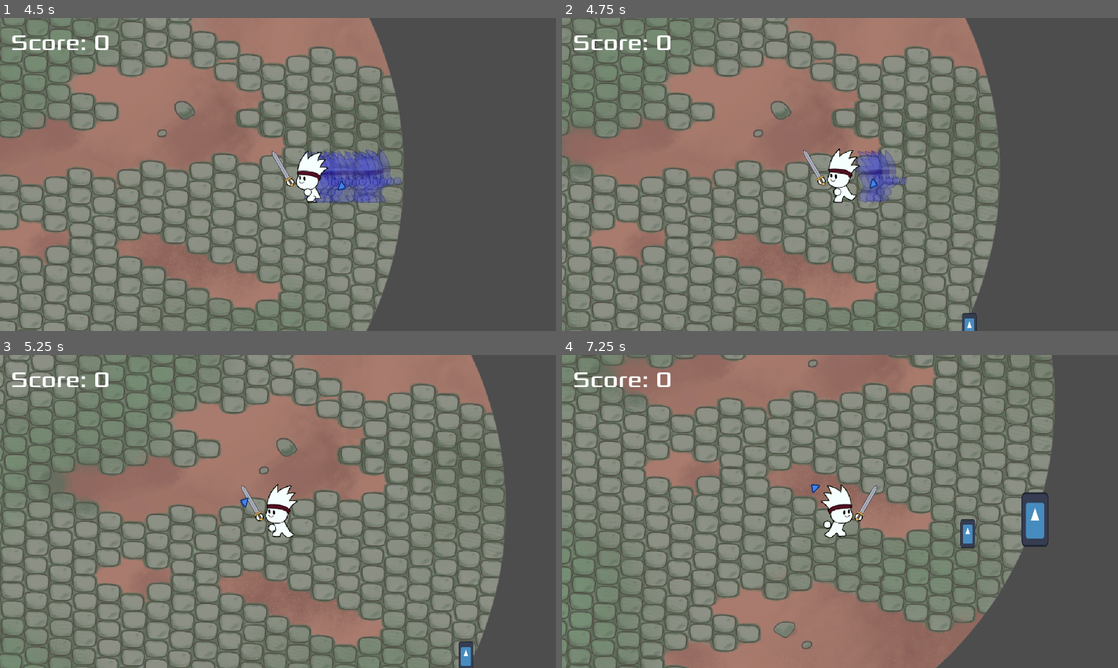
Above: before the commit, frames 1-4 (two rows, left to right).
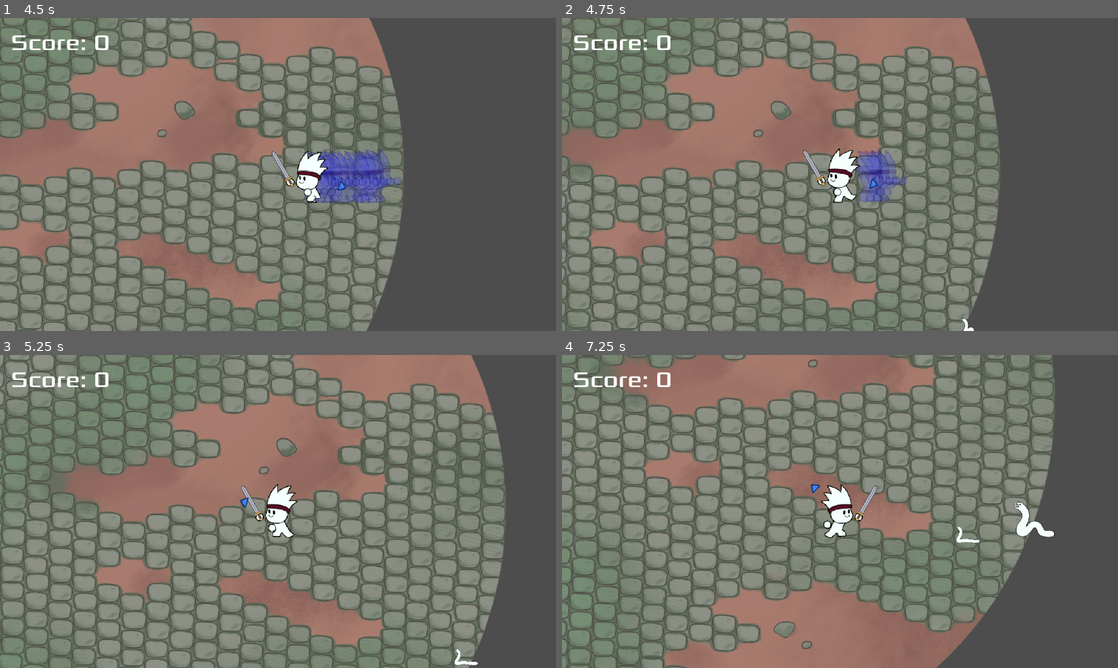
Above: after the commit, the same moments.

Repository: freddder/GMTK_Jam_2024
Game: Godot game, scene res://scenes/main_menu.tscn
Two runs of this game, one before a commit and one after it. Both use one fixed random seed, a clock stepped at 60 frames per second and the inputs below. The engine's default icon, where the game draws it, is replaced by a stand-in: a white triangle on a blue panel in a dark square.
Inputs (mouse positions are in pixels of both pictures, inside the frame that each line leads up to):
- Up to frame 1 (4.5 s): click "Play" at 0.5 s; move the mouse to (400, 158) at 1.27 s; hold D (move_right) 1.28-2.03 s; hold Shift (dash) 1.28-2.03 s; move the mouse to (166, 190) at 2.02 s; hold S (move_down) 2.03-2.78 s; tap Space (heavy_attack) at 2.1 s; move the mouse to (333, 105) at 2.77 s; hold D (move_right) 2.78-3.53 s; click (333, 105) at 2.85 s; move the mouse to (250, 237) at 3.52 s; hold W (move_up) 3.53-4.28 s; right-click (250, 237) at 3.6 s; move the mouse to (444, 221) at 4.27 s; hold A (move_left) from 4.28 s (still down); hold Shift (dash) from 4.28 s (still down)
- Up to frame 2 (4.75 s): keep holding A (move_left); keep holding Shift (dash)
- Up to frame 3 (5.25 s): keep holding A (move_left); move the mouse to (111, 464) at 5.02 s; release Shift (dash) at 5.03 s; tap Space (heavy_attack) at 5.1 s
- Up to frame 4 (7.25 s): move the mouse to (867, 511) at 5.77 s; release A (move_left) at 5.78 s; hold S (move_down) 5.78-6.53 s; click (867, 511) at 5.85 s; move the mouse to (756, 433) at 6.52 s; hold D (move_right) from 6.53 s (still down); right-click (756, 433) at 6.6 s

Frame 1 is identical in both runs. In frame 2, 0.1% of the frame differs, in the area x 71-75%, y 94-100%; in frame 3, 0.3%; in frame 4, 1.1%, in the area x 70-89%, y 43-62%.

Commit message:
Added enemy walk and hit animations

Diff:
--- a/scenes/enemy.tscn
+++ b/scenes/enemy.tscn
@@ -1,10 +1,140 @@
-[gd_scene load_steps=7 format=3 uid="uid://cnvwhtne2klh"]
+[gd_scene load_steps=24 format=3 uid="uid://cnvwhtne2klh"]
 
 [ext_resource type="Script" path="res://scripts/enemy.gd" id="1_fhxv7"]
-[ext_resource type="Texture2D" uid="uid://btog8yn277yfn" path="res://icon.svg" id="1_mtc0h"]
+[ext_resource type="Texture2D" uid="uid://bmkxb42nm58ja" path="res://content/sprites/enemies/worm-walk.png" id="2_i1qw3"]
+[ext_resource type="Texture2D" uid="uid://35itgysw6xfm" path="res://content/sprites/enemies/worm-death.png" id="2_wb7ea"]
+
+[sub_resource type="AtlasTexture" id="AtlasTexture_unlty"]
+atlas = ExtResource("2_wb7ea")
+region = Rect2(0, 0, 128, 128)
+
+[sub_resource type="AtlasTexture" id="AtlasTexture_iwijs"]
+atlas = ExtResource("2_wb7ea")
+region = Rect2(128, 0, 128, 128)
+
+[sub_resource type="AtlasTexture" id="AtlasTexture_o40vh"]
+atlas = ExtResource("2_wb7ea")
+region = Rect2(256, 0, 128, 128)
+
+[sub_resource type="AtlasTexture" id="AtlasTexture_ch4sm"]
+atlas = ExtResource("2_wb7ea")
+region = Rect2(384, 0, 128, 128)
+
+[sub_resource type="AtlasTexture" id="AtlasTexture_7lc6w"]
+atlas = ExtResource("2_wb7ea")
+region = Rect2(512, 0, 128, 128)
+
+[sub_resource type="AtlasTexture" id="AtlasTexture_4fqql"]
+atlas = ExtResource("2_wb7ea")
+region = Rect2(640, 0, 128, 128)
+
+[sub_resource type="AtlasTexture" id="AtlasTexture_l4tsy"]
+atlas = ExtResource("2_wb7ea")
+region = Rect2(768, 0, 128, 128)
+
+[sub_resource type="AtlasTexture" id="AtlasTexture_b0d1a"]
+atlas = ExtResource("2_wb7ea")
+region = Rect2(0, 0, 128, 128)
+
+[sub_resource type="AtlasTexture" id="AtlasTexture_gyuxh"]
+atlas = ExtResource("2_wb7ea")
+region = Rect2(128, 0, 128, 128)
+
+[sub_resource type="AtlasTexture" id="AtlasTexture_85nbp"]
+atlas = ExtResource("2_wb7ea")
+region = Rect2(256, 0, 128, 128)
+
+[sub_resource type="AtlasTexture" id="AtlasTexture_bhf5r"]
+atlas = ExtResource("2_wb7ea")
+region = Rect2(384, 0, 128, 128)
+
+[sub_resource type="AtlasTexture" id="AtlasTexture_67yag"]
+atlas = ExtResource("2_i1qw3")
+region = Rect2(0, 0, 128, 128)
+
+[sub_resource type="AtlasTexture" id="AtlasTexture_igoom"]
+atlas = ExtResource("2_i1qw3")
+region = Rect2(128, 0, 128, 128)
+
+[sub_resource type="AtlasTexture" id="AtlasTexture_3pvsc"]
+atlas = ExtResource("2_i1qw3")
+region = Rect2(256, 0, 128, 128)
+
+[sub_resource type="AtlasTexture" id="AtlasTexture_pppd6"]
+atlas = ExtResource("2_i1qw3")
+region = Rect2(384, 0, 128, 128)
+
+[sub_resource type="SpriteFrames" id="SpriteFrames_cfqfh"]
+animations = [{
+"frames": [{
+"duration": 1.0,
+"texture": SubResource("AtlasTexture_unlty")
+}, {
+"duration": 1.0,
+"texture": SubResource("AtlasTexture_iwijs")
+}, {
+"duration": 1.0,
+"texture": SubResource("AtlasTexture_o40vh")
+}, {
+"duration": 1.0,
+"texture": SubResource("AtlasTexture_ch4sm")
+}, {
+"duration": 1.0,
+"texture": SubResource("AtlasTexture_7lc6w")
+}, {
+"duration": 1.0,
+"texture": SubResource("AtlasTexture_4fqql")
+}, {
+"duration": 1.0,
+"texture": SubResource("AtlasTexture_l4tsy")
+}],
+"loop": false,
+"name": &"worm_death",
+"speed": 10.0
+}, {
+"frames": [{
+"duration": 1.0,
+"texture": SubResource("AtlasTexture_b0d1a")
+}, {
+"duration": 1.0,
+"texture": SubResource("AtlasTexture_gyuxh")
+}, {
+"duration": 1.0,
+"texture": SubResource("AtlasTexture_85nbp")
+}, {
+"duration": 1.0,
+"texture": SubResource("AtlasTexture_bhf5r")
+}, {
+"duration": 1.0,
+"texture": SubResource("AtlasTexture_85nbp")
+}, {
+"duration": 1.0,
+"texture": SubResource("AtlasTexture_gyuxh")
+}],
+"loop": false,
+"name": &"worm_take_hit",
+"speed": 12.0
+}, {
+"frames": [{
+"duration": 1.0,
+"texture": SubResource("AtlasTexture_67yag")
+}, {
+"duration": 1.0,
+"texture": SubResource("AtlasTexture_igoom")
+}, {
+"duration": 1.0,
+"texture": SubResource("AtlasTexture_3pvsc")
+}, {
+"duration": 1.0,
+"texture": SubResource("AtlasTexture_pppd6")
+}],
+"loop": true,
+"name": &"worm_walk",
+"speed": 4.0
+}]
 
 [sub_resource type="RectangleShape2D" id="RectangleShape2D_frqxi"]
-size = Vector2(40, 78)
+size = Vector2(63, 54)
 
 [sub_resource type="Animation" id="Animation_jt48r"]
 length = 0.001
@@ -48,11 +178,15 @@
 collision_mask = 3
 script = ExtResource("1_fhxv7")
 
-[node name="Sprite2D" type="Sprite2D" parent="."]
-scale = Vector2(0.3, 0.6)
-texture = ExtResource("1_mtc0h")
+[node name="AnimatedSprite2D" type="AnimatedSprite2D" parent="."]
+scale = Vector2(0.5, 0.5)
+sprite_frames = SubResource("SpriteFrames_cfqfh")
+animation = &"worm_death"
+frame = 6
+frame_progress = 1.0
 
 [node name="CollisionShape2D" type="CollisionShape2D" parent="."]
+position = Vector2(-0.5, 1)
 shape = SubResource("RectangleShape2D_frqxi")
 
 [node name="AttackCooldownTimer" type="Timer" parent="." groups=["enemy"]]
@@ -65,4 +199,5 @@
 
 [connection signal="area_entered" from="." to="." method="_on_area_entered"]
 [connection signal="area_exited" from="." to="." method="_on_area_exited"]
+[connection signal="animation_finished" from="AnimatedSprite2D" to="." method="_on_animation_finished"]
 [connection signal="timeout" from="AttackCooldownTimer" to="." method="_on_spawn_timer_timeout"]
--- a/scenes/pickup.tscn
+++ b/scenes/pickup.tscn
@@ -11,7 +11,7 @@
 radius = 20.0
 
 [sub_resource type="CircleShape2D" id="CircleShape2D_ap7te"]
-radius = 106.075
+radius = 80.0
 
 [node name="Pickup" type="Node2D"]
 script = ExtResource("1_wvtu1")
--- a/scripts/enemy.gd
+++ b/scripts/enemy.gd
@@ -23,11 +23,21 @@
 var should_damage_player := true
 var is_overlapping_with_player := false
 
+var enemy_type_strings: Array = [
+	"worm"
+]
+var type := ""
 
 func _ready() -> void:
+	# Randomize enemy scale
 	strength_scale = randf_range(min_strength_scale, max_strength_scale)
 	health = default_health * strength_scale
 	scale = Vector2(strength_scale, strength_scale)
+
+	# Randomize enemy sprite
+	type = enemy_type_strings[randi() % enemy_type_strings.size()]
+	$AnimatedSprite2D.play("%s_walk" % type)
+
 	Events.on_enemy_spawned.emit(self)
 
 
@@ -55,6 +65,8 @@
 	var target_position := player.global_position
 	global_position = global_position.move_toward(target_position, speed * delta)
 
+	$AnimatedSprite2D.flip_h = target_position.x - position.x > 0
+
 
 func handle_knockback(delta: float) -> void:
 	if pending_knockback_strength == 0.0:
@@ -77,6 +89,7 @@
 		die(true)
 	else:
 		pending_knockback_strength += knockback_strength / strength_scale
+		$AnimatedSprite2D.play("%s_take_hit" % type)
 		$AnimationPlayer.play("hit_react")
 
 
@@ -132,3 +145,8 @@
 
 func should_move() -> bool:
 	return !Events.is_game_terminated
+
+
+func _on_animation_finished():
+	if $AnimatedSprite2D.animation != "%s_death" % type:
+		$AnimatedSprite2D.play("%s_walk" % type)
Binary file added: content/sprites/enemies/worm-death.png
Not shown, added: content/sprites/enemies/worm-death.png.import
Binary file added: content/sprites/enemies/worm-walk.png
Not shown, added: content/sprites/enemies/worm-walk.png.import
